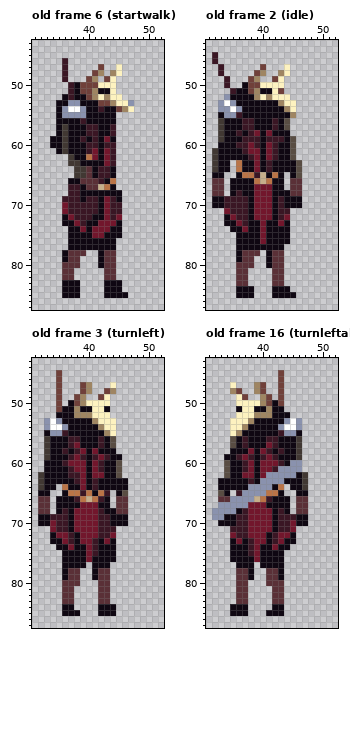
A pixel-art file gets an edit: res/Sprite/BlankGuard.ase. Above is the file before it was changed.
80x88 pixels, 30 frames. Shown: old frame 6 (startwalk): x 31..52, y 43..87; old frame 2 (idle): x 31..52, y 43..87; old frame 3 (turnleft): x 31..52, y 43..87; old frame 16 (turnleftalert): x 31..52, y 43..87. The commit also changed other frames, which this record leaves out.
After the commit:
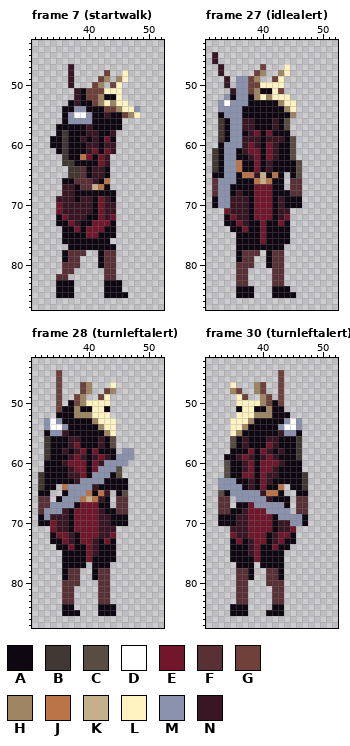
Palette (. is transparent): A #0f0712  B #413833  C #594d43  D #ffffff  E #72162c  F #5a3037  G #70403a  H #9f8562  J #ba7447  K #c6af8b  L #fdf2c0  M #8a92ae  N #3a1624
A new or re-ordered frame is compared with the old frame closest to it.
Changes in this commit:
frames 30 -> 54
Changed rows in their new state; - is an unchanged pixel.
Frame 7 (startwalk) is new; against old frame 6 (startwalk), layer "Layer 3":
first column x 35:
46 -.------------
47 -.N----.--.---
48 -.N---..G..L--
49 -.N--..GH.HL--
50 ---...-H.GL---
51 --.NA-GGL-L---
52 -..N--GHAA----
53 ..AN--GHL---.-
54 .AAM---AGGHL-M
55 .A-DDM--N-AGHL
56 .-MMMM----A---
57 -A----A--AA---
first column x 35:
62 -BA-JEAEN.-
63 -B-A---EN.-
64 --B-FAN-A.-
65 --B-FAN-A.-
66 -A-F--NAJ.-
67 -N-AF-KJA.-
68 -N-A------.
69 N--AN-AENA.
70 EN----AEN-.
71 EN----AEN-.
72 AEN--A-ENE.
73 A-ENA-E--A.
74 -A-EAE--A-.
75 -A---E-A--.
76 -A-------.-
first column x 35:
82 F-.-
83 A--.
84 A--.
85 A--.
Frame 27 (idlealert) is new; against old frame 2 (idle), layer "sword":
first column x 33:
49 ---MM
50 ---MM
51 ---MM
52 ---MM
53 ---MM
54 --M--
55 ---M-
56 --MM-
57 --MM-
58 --MM-
59 --MM-
60 -MMM-
61 -MM--
62 -MM--
63 -MM--
64 -MM--
65 -MM--
66 MMM--
67 MM---
68 MM---
69 MM---
70 MM---
Frame 28 (turnleftalert) is new; against old frame 3 (turnleft), layer "sword":
first column x 33:
58 -------------MM
59 ------------MMM
60 ----------MMMM-
61 ---------MMM---
62 --------MMM----
63 ------MMMM-----
64 ----MMMM-------
65 ----MMM--------
66 ---MMM---------
67 -MMMM----------
68 MMM------------
69 M--------------
Frame 30 (turnleftalert) against old frame 16 (turnleftalert), layer "sword":
first column x 32:
60 -------------AA
61 -----------AAAA
62 ---------NNAAA-
63 -MMM----ENAA---
64 -MMMM-NAEA-----
65 ---MM---N------
66 ---.---MM------
67 -FF.AA-MMMMM---
68 .FFA-----MMMM--
69 .A---------MMMM
70 -------------MM
Where, in picture pixels (left, top, right, bottom), the same in both pictures:
changed: (56, 58, 140, 130)
changed: (56, 154, 122, 244)
changed: (56, 274, 80, 298)
changed: (218, 76, 248, 208)
changed: (44, 448, 134, 520)
changed: (212, 460, 302, 526)
